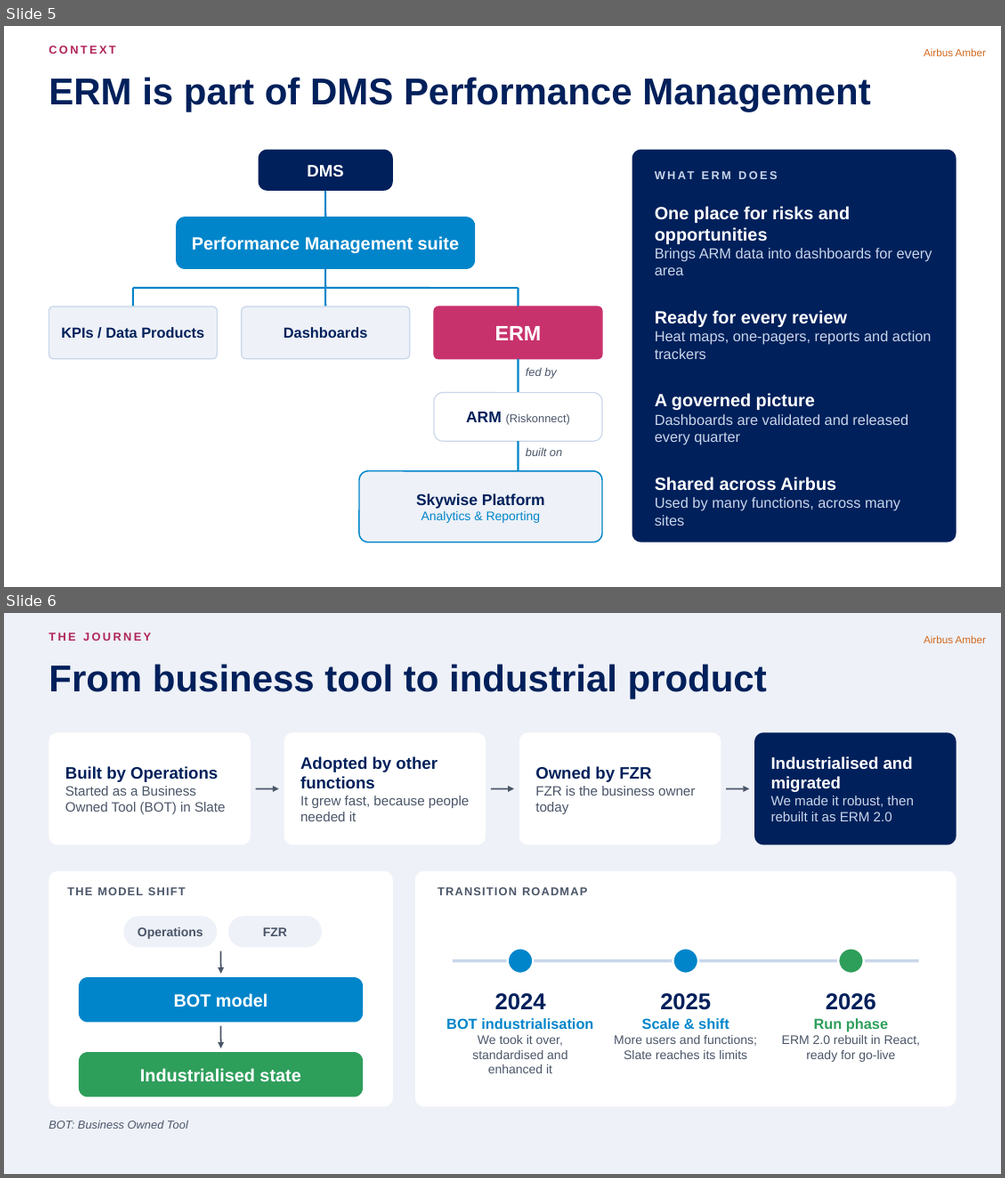
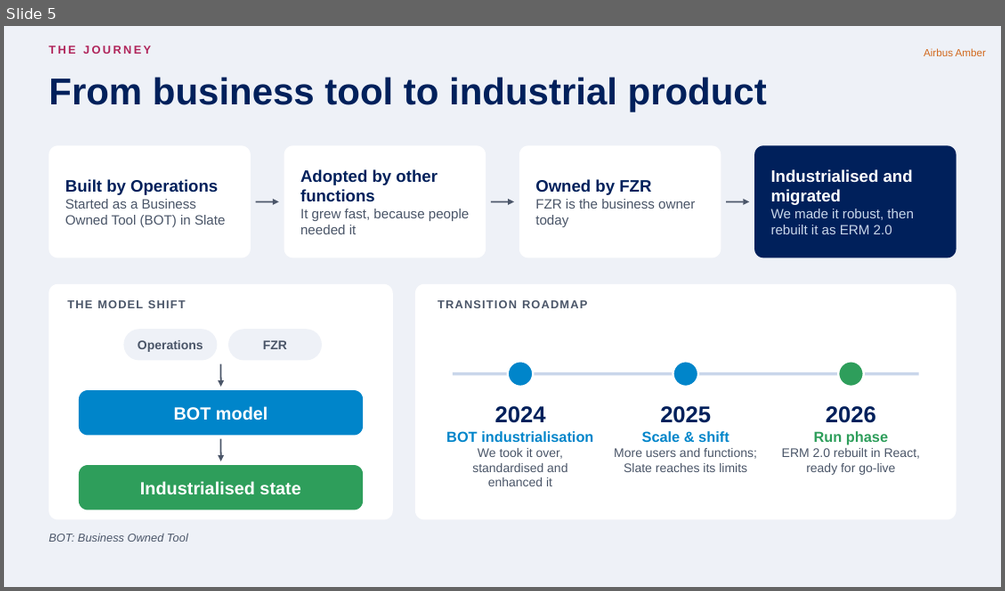
Before and after one commit to nithinram97/archify, a slide deck: erm-migration/docs/ERM-Migration-Pitch-v3.pptx. Shown one above the other, each under a label of ours: slides 5 and 6 before the commit, slide 5 after it. The pictures are 1005x1178 and 1005x591 pixels, drawn with LibreOffice and Linux fonts; fonts in the diff are those of the drawing. Boxes give left, top, right and bottom in pixels: in the first picture for what was removed or moved away, otherwise in the second. Text is boxed around its words. In the diff, an @@ line names an element or a change of style, - is before the commit and + after.

```diff
--- a/erm-migration/docs/ERM-Migration-Pitch-v3.pptx
+++ b/erm-migration/docs/ERM-Migration-Pitch-v3.pptx
@@ slide 5 removed at bbox=[4, 26, 1001, 587], background #FFFFFF; not listed: 1 template element that a slide beside it also shows @@
@@ text removed at bbox=[48, 46, 115, 54] @@
-CONTEXT
@@ title removed at bbox=[48, 77, 871, 111] @@
-ERM is part of DMS Performance Management
@@ rounded rectangle removed at bbox=[259, 150, 393, 191] @@
@@ rounded rectangle removed at bbox=[632, 150, 956, 542] @@
@@ text removed at bbox=[307, 165, 343, 177] @@
-DMS
@@ text removed at bbox=[655, 168, 933, 191] @@
-WHAT ERM DOES
@@ line removed from (325, 191) to (325, 216) @@
@@ text removed at bbox=[655, 206, 932, 525] @@
-One place for risks and opportunities
-Brings ARM data into dashboards for every area
-Ready for every review
-Heat maps, one-pagers, reports and action trackers
-A governed picture
-Dashboards are validated and released every quarter
-Shared across Airbus
-Used by many functions, across many sites
@@ rounded rectangle removed at bbox=[176, 216, 475, 269] @@
@@ text removed at bbox=[192, 236, 459, 254] @@
-Performance Management suite
@@ line removed from (133, 288) to (518, 288) @@
@@ line removed from (133, 288) to (133, 306) @@
@@ line removed from (325, 269) to (325, 288) @@
@@ line removed from (325, 288) to (325, 306) @@
@@ line removed from (518, 288) to (518, 306) @@
@@ rounded rectangle removed at bbox=[48, 306, 217, 359] @@
@@ rounded rectangle removed at bbox=[241, 306, 409, 359] @@
@@ rounded rectangle removed at bbox=[434, 306, 602, 359] @@
@@ text removed at bbox=[61, 327, 204, 338] @@
-KPIs / Data Products
@@ text removed at bbox=[283, 327, 367, 338] @@
-Dashboards
@@ text removed at bbox=[495, 326, 542, 340] @@
-ERM
@@ line removed from (518, 359) to (518, 393) @@
@@ text removed at bbox=[526, 367, 557, 378] @@
-fed by
@@ rounded rectangle removed at bbox=[434, 393, 602, 441] @@
@@ text removed at bbox=[466, 411, 570, 425] @@
-ARM (Riskonnect)
@@ line removed from (518, 441) to (518, 471) @@
@@ text removed at bbox=[526, 447, 562, 456] @@
-built on
@@ rounded rectangle removed at bbox=[359, 471, 602, 542] @@
@@ text removed at bbox=[416, 493, 545, 523] @@
-Skywise Platform
-Analytics & Reporting
@@ what was slide 6 is now slide 5 @@
```
Also in this commit, not shown: 2 slides changed, 1 slide added, 1 other slide removed, 1 other file.
